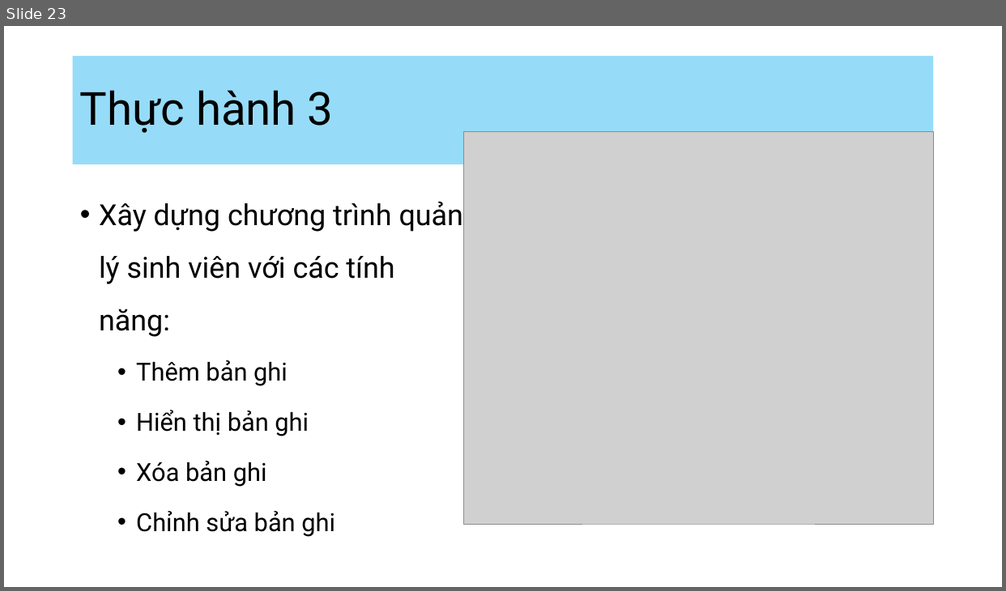
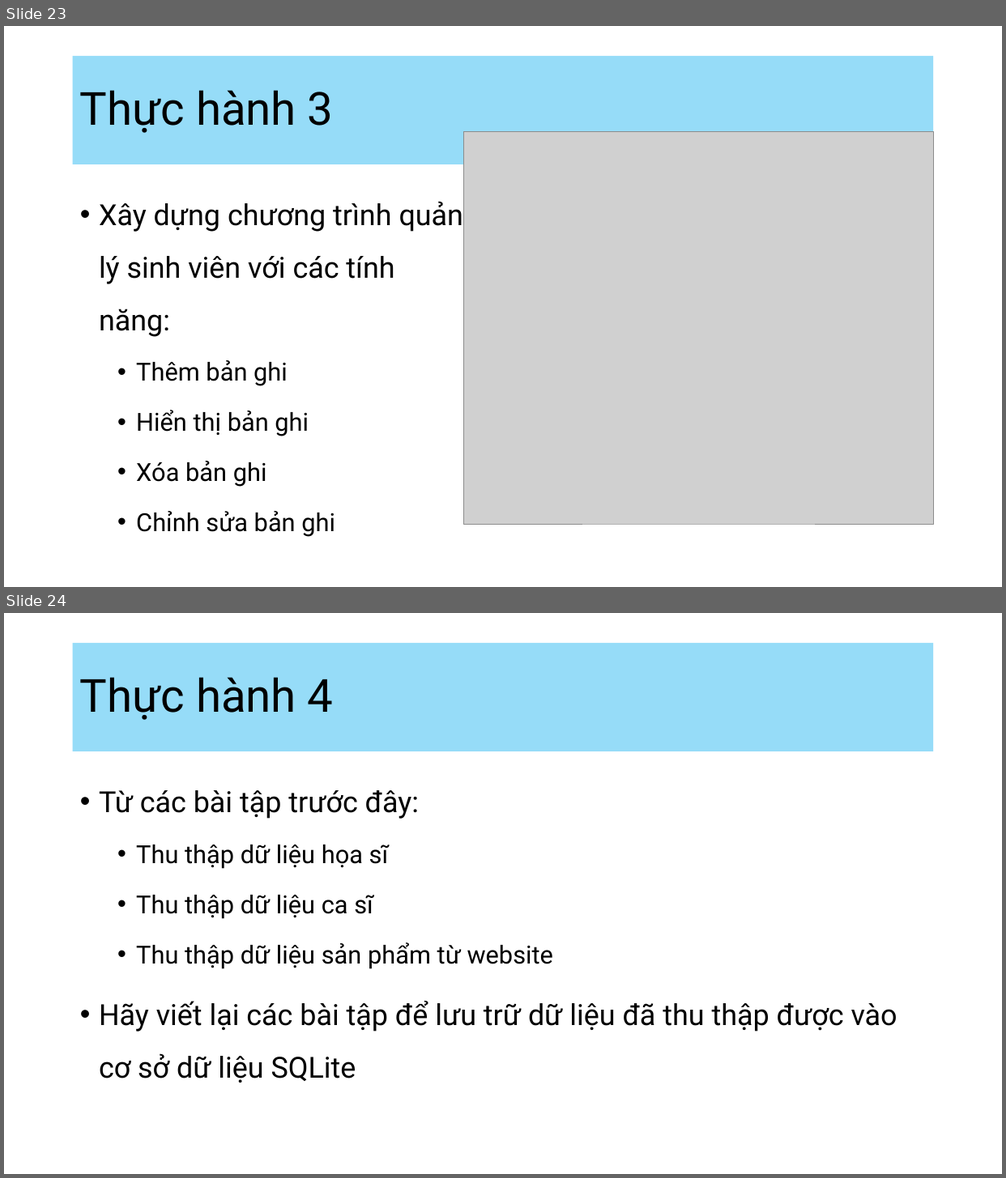
Before and after one commit to lenhattung/osds, a slide deck: 03-Cơ sở dữ liệu nhúng SQLite/SQLite.pptx. Shown one above the other, each under a label of ours: slide 23 before the commit, slides 23 and 24 after it. The pictures are 1006x591 and 1006x1178 pixels, drawn with LibreOffice and Linux fonts; fonts in the diff are those of the drawing; grey boxes stand for pictures. Boxes give left, top, right and bottom in pixels: in the first picture for what was removed or moved away, otherwise in the second. Text is boxed around its words. In the diff, an @@ line names an element or a change of style, - is before the commit and + after.

Commit message:
Update
Update

```diff
--- a/03-Cơ sở dữ liệu nhúng SQLite/SQLite.pptx
+++ b/03-Cơ sở dữ liệu nhúng SQLite/SQLite.pptx
@@ slide 24 added at [4,613,1002,1174], background #FFFFFF @@
@@ title added at [73,643,934,752], fill #96DCF8, 44 pt, text #000000 @@
+Thực hành 4
@@ text added at [99,790,897,1083], 28 pt, text #000000 @@
+• Từ các bài tập trước đây:
+  • Thu thập dữ liệu họa sĩ
+  • Thu thập dữ liệu ca sĩ
+  • Thu thập dữ liệu sản phẩm từ website
+• Hãy viết lại các bài tập để lưu trữ dữ liệu đã thu thập được vào cơ sở dữ liệu SQLite
```
